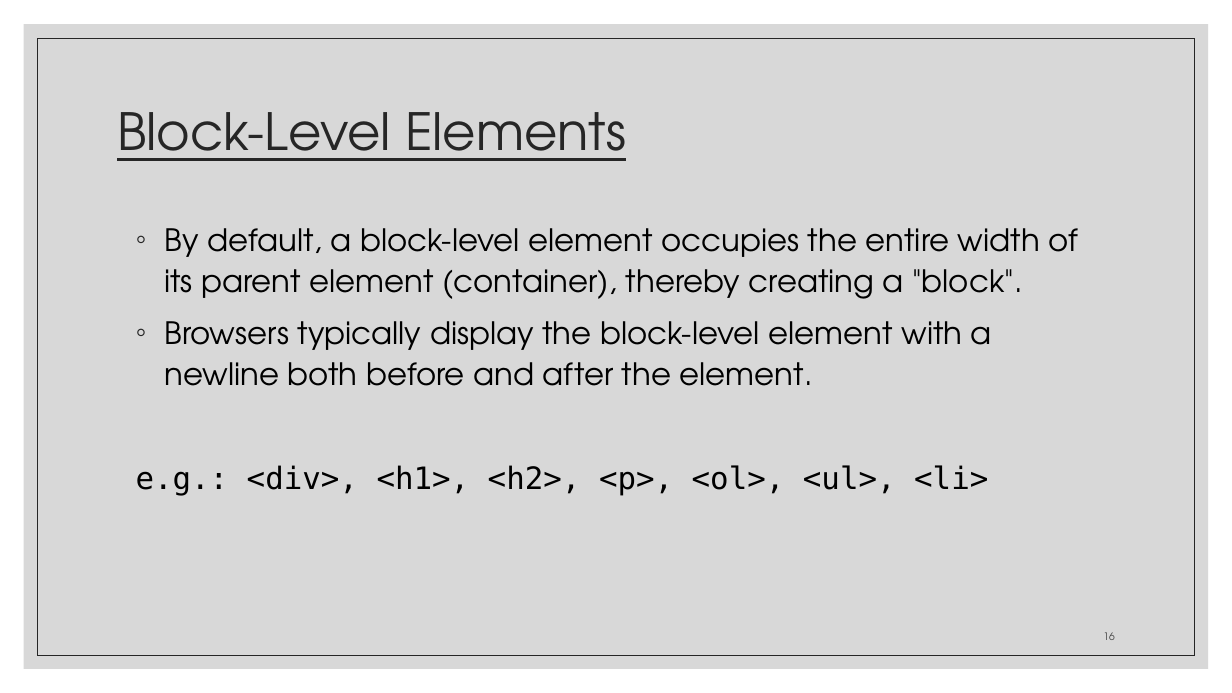
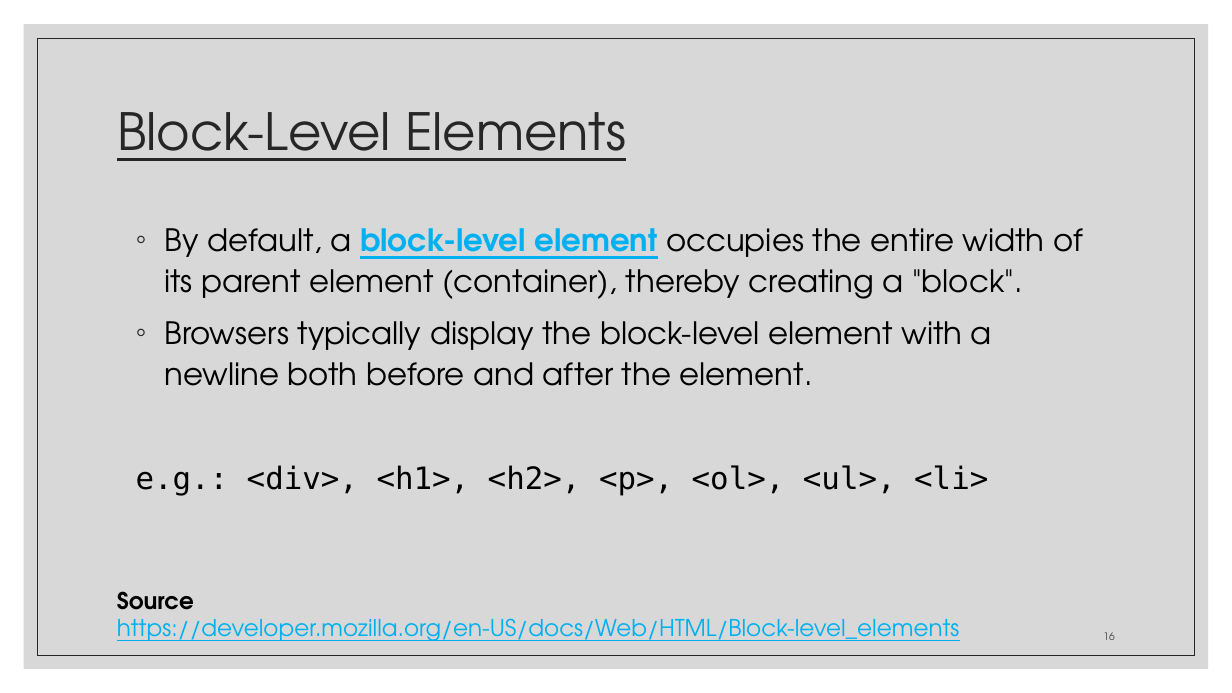
Before and after one commit to zackstotts/base-node-curriculum, a slide deck: slide 16 of unit_00/html_review/01 HTML.pptx. Drawn at 1232x693 pixels with LibreOffice and Linux fonts; fonts in the diff are those of the drawing. Boxes give left, top, right and bottom in pixels: in the first picture for what was removed or moved away, otherwise in the second. Text is boxed around its words. In the diff, an @@ line names an element or a change of style, - is before the commit and + after.

Commit message:
Adding sources for block and inline elements

```diff
--- a/unit_00/html_review/01 HTML.pptx
+++ b/unit_00/html_review/01 HTML.pptx
@@ text at bbox=[164, 228, 1083, 299]: text colour #000000 to #00B0F0, bold on, underline on in "block-level element" @@
@@ text added at bbox=[117, 591, 960, 641], 18 pt, text #00B0F0, underline @@
+Source
+https://developer.mozilla.org/en-US/docs/Web/HTML/Block-level_elements
```
Also in this commit, not shown: 1 other slide changed.
